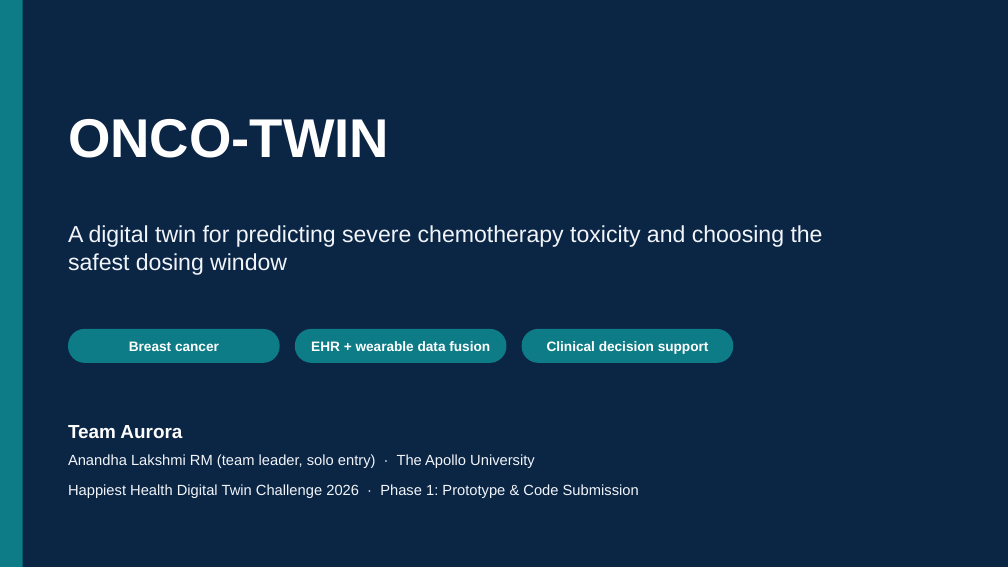
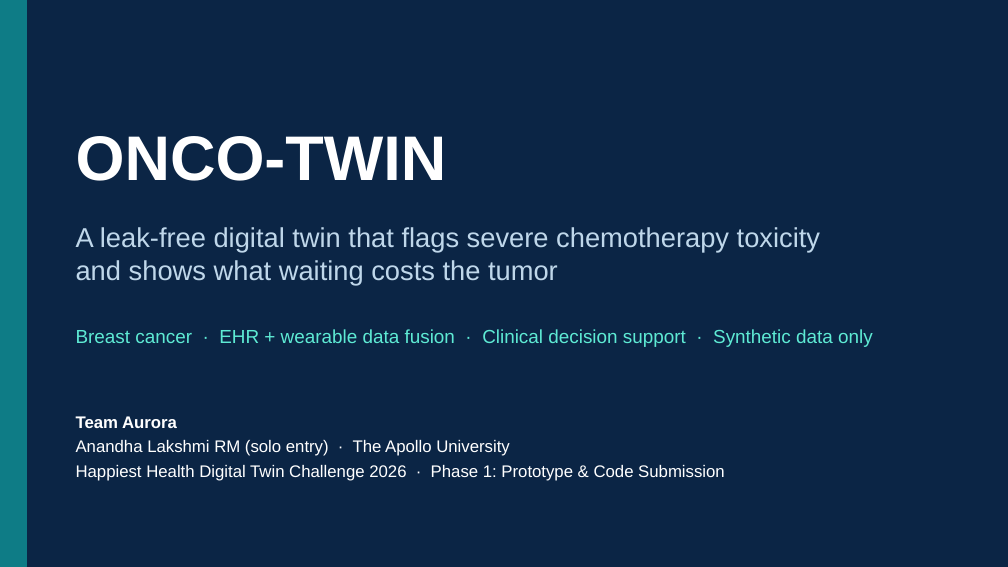
Before and after one commit to anandha-3679/Aurora_TheApolloUniversity, a slide deck: slide 1 of docs/presentation.pptx. Drawn at 1008x567 pixels with LibreOffice and Linux fonts; fonts in the diff are those of the drawing. Boxes give left, top, right and bottom in pixels: in the first picture for what was removed or moved away, otherwise in the second. Text is boxed around its words. In the diff, an @@ line names an element or a change of style, - is before the commit and + after.

Commit message:
added updated ppt and pdf

```diff
--- a/docs/presentation.pptx
+++ b/docs/presentation.pptx
@@ rectangle removed at <box>0,0,23,567</box> @@
@@ rectangle added at <box>0,0,26,567</box>, fill #0E7C86, outline #0E7C86 1 pt @@
@@ text "ONCO-TWIN": place and size @@
-text "ONCO-TWIN" at <box>68,119,389,158</box>
+text "ONCO-TWIN" at <box>76,136,447,181</box>
@@ text "ONCO-TWIN" at <box>76,136,447,181</box>: size 52 to 60 pt @@
@@ text "A leak-free digital twin that ..." at <box>76,227,820,285</box>: vertical alignment top to middle @@
@@ text at <box>76,227,820,285</box>: text changed; size 22 to 26 pt; text colour #F1F5F9 to #BFD7EA @@
-A digital twin for predicting severe chemotherapy toxicity and choosing the safest dosing window
+A leak-free digital twin that flags severe chemotherapy toxicity and shows what waiting costs the tumor
@@ rounded rectangle removed at <box>68,329,280,363</box> @@
@@ text at <box>76,329,873,347</box>: text changed; size 13 to 18 pt; text colour #FFFFFF to #5EEAD4; bold off @@
-Breast cancer
+Breast cancer · EHR + wearable data fusion · Clinical decision support · Synthetic data only
@@ rounded rectangle removed at <box>295,329,507,363</box> @@
@@ rounded rectangle removed at <box>522,329,734,363</box> @@
@@ text removed at <box>311,341,490,351</box> @@
-EHR + wearable data fusion
@@ text removed at <box>547,341,709,354</box> @@
-Clinical decision support
@@ text at <box>76,416,510,456</box>: paragraphs added @@
+Team Aurora
+Anandha Lakshmi RM (solo entry) · The Apollo University
@@ text "Team Aurora": place and size @@
-text "Team Aurora" at <box>68,484,639,498</box>
+text "Team Aurora" at <box>76,416,725,481</box>
@@ text removed at <box>68,425,182,438</box> @@
-Team Aurora
@@ text removed at <box>68,454,535,468</box> @@
-Anandha Lakshmi RM (team leader, solo entry) · The Apollo University
@@ text at <box>76,465,725,481</box>: size 14 to 16 pt, text colour #F1F5F9 to #FFFFFF in "Happiest Health Digital Twin Challenge 2026 · ..."; more space between paragraphs @@
```
Also in this commit, not shown: 14 slides added, 5 slides removed, 3 other files.
